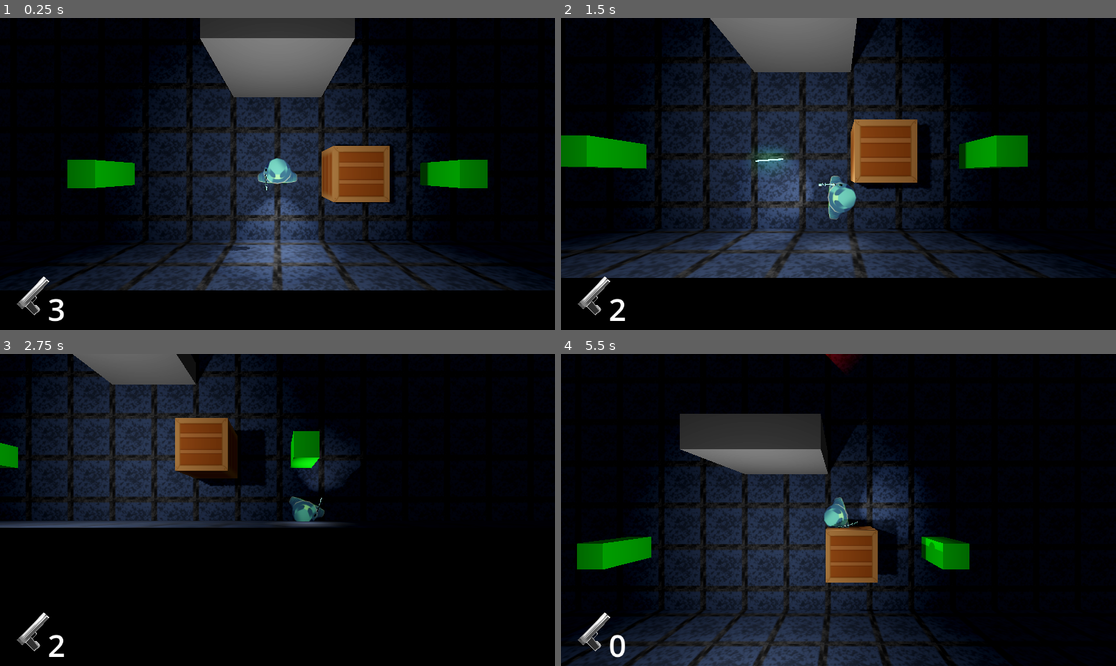
Above: before the commit, frames 1-4 (two rows, left to right).
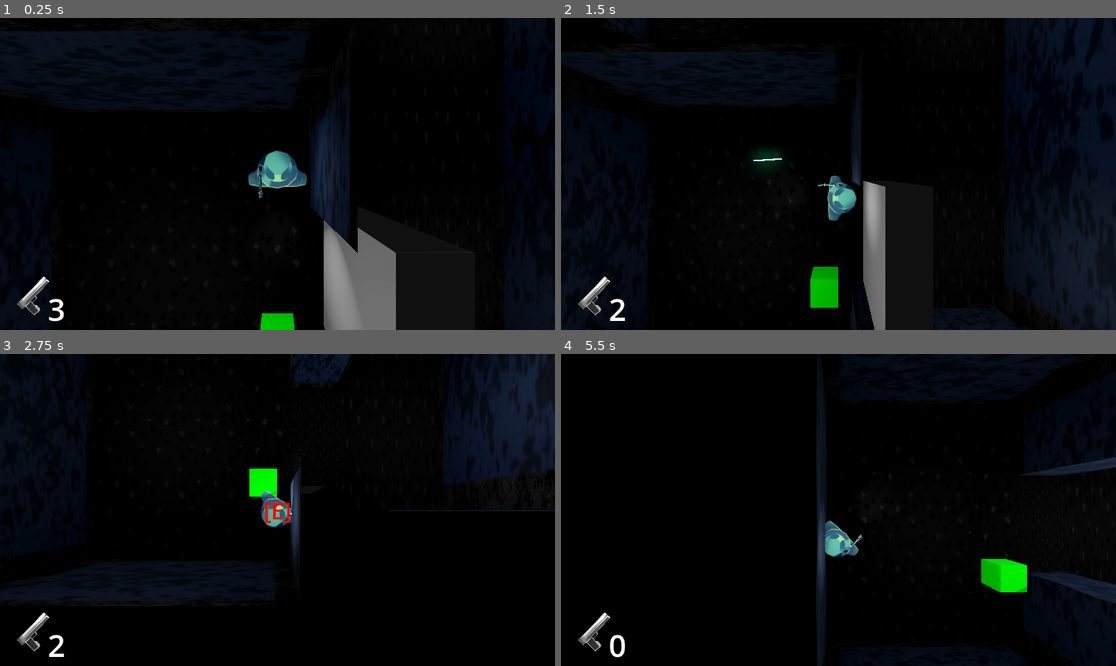
Above: after the commit, the same moments.

Repository: Evanator05/albertagamejam2023
Game: Godot game, scene res://Scenes/Game.tscn
Two runs of this game, one before a commit and one after it. Both use one fixed random seed, a clock stepped at 60 frames per second and the inputs below. Before the commit the project starts from res://Scenes/Level.tscn.
Inputs (mouse positions are in pixels of both pictures, inside the frame that each line leads up to):
- Up to frame 1 (0.25 s): no input
- Up to frame 2 (1.5 s): move the mouse to (960, 158) at 0.52 s; hold D (moveRight) 0.53-1.28 s; tap E (interact) at 0.6 s; move the mouse to (727, 189) at 1.27 s; hold S (moveDown) from 1.28 s (still down); click (727, 189) at 1.35 s
- Up to frame 3 (2.75 s): move the mouse to (333, 441) at 2.02 s; release S (moveDown) at 2.03 s; hold D (moveRight) from 2.03 s (still down); tap E (interact) at 2.1 s
- Up to frame 4 (5.5 s): move the mouse to (810, 572) at 2.77 s; release D (moveRight) at 2.78 s; hold W (moveUp) 2.78-3.53 s; click (810, 572) at 2.85 s; move the mouse to (1005, 556) at 3.52 s; hold A (moveLeft) 3.53-5.03 s; tap E (interact) at 3.6, 5.1 s; move the mouse to (672, 463) at 4.27 s; click (672, 463) at 4.35 s; move the mouse to (866, 510) at 5.02 s; hold S (moveDown) from 5.03 s (still down)

The runs differ from the first frame. In frame 1, 39% of the frame differs, in the area x 0-100%, y 0-100%; in frame 2, 47%; in frame 3, 28%; in frame 4, 34%.

Commit message:
more seamless stuff

Diff:
--- a/Scenes/Level 1.tscn
+++ b/Scenes/Level 1.tscn
@@ -173,7 +173,7 @@
 
 [node name="Elevator" parent="." instance=ExtResource("8_e2j43")]
 transform = Transform3D(1, 0, 0, 0, 1, 0, 0, 0, 1, 34, -2, -39)
-levelId = 1
+levelId = 2
 
 [node name="startPoint" type="Node3D" parent="."]
 transform = Transform3D(1, 0, 0, 0, 1, 0, 0, 0, 1, 0, -2, 4)
--- a/Scenes/Level 2.tscn
+++ b/Scenes/Level 2.tscn
@@ -1,13 +1,11 @@
-[gd_scene load_steps=11 format=3 uid="uid://b4wt6ch0fhyvh"]
-
-[ext_resource type="PackedScene" uid="uid://dpikd35h2mjce" path="res://Objects/Player.tscn" id="1_aeu2q"]
+[gd_scene load_steps=9 format=3 uid="uid://b4wt6ch0fhyvh"]
+
+[ext_resource type="Script" path="res://Scripts/Level.gd" id="1_6ja3p"]
 [ext_resource type="Material" uid="uid://dh40gfqmsavuk" path="res://Materials/map.material" id="1_n0tc3"]
 [ext_resource type="PackedScene" uid="uid://dj7iccj4gx0yh" path="res://Objects/Buttons/MultiButton.tscn" id="2_alxov"]
 [ext_resource type="PackedScene" uid="uid://c1rkum0jnbvdo" path="res://Objects/Door.tscn" id="2_c024h"]
 [ext_resource type="PackedScene" uid="uid://b5jhlu5cuucef" path="res://Objects/Button.tscn" id="3_8dvch"]
-[ext_resource type="PackedScene" uid="uid://ccoersjsjhk7s" path="res://Objects/Camera.tscn" id="5_r1457"]
 [ext_resource type="PackedScene" uid="uid://b2av77eexy866" path="res://Objects/Enemy.tscn" id="6_gh4we"]
-[ext_resource type="PackedScene" uid="uid://c20qyuf4oita8" path="res://Objects/Exit.tscn" id="7_fa46u"]
 [ext_resource type="PackedScene" uid="uid://bn5pu4gcmr0oj" path="res://Objects/Elevator.tscn" id="8_gy0r1"]
 
 [sub_resource type="NavigationMesh" id="NavigationMesh_ejvsc"]
@@ -15,7 +13,10 @@
 polygons = [PackedInt32Array(2, 1, 0), PackedInt32Array(7, 6, 3), PackedInt32Array(3, 6, 5), PackedInt32Array(3, 5, 4), …(3367 unchanged characters)…
 agent_radius = 1.0
 
-[node name="Level 2" type="Node3D"]
+[node name="Level 2" type="Node3D" node_paths=PackedStringArray("startPos", "endPos")]
+script = ExtResource("1_6ja3p")
+startPos = NodePath("startPos")
+endPos = NodePath("endPos")
 
 [node name="NavigationRegion3D" type="NavigationRegion3D" parent="."]
 navigation_mesh = SubResource("NavigationMesh_ejvsc")
@@ -29,6 +30,11 @@
 flip_faces = true
 size = Vector3(36, 4, 4)
 
+[node name="CSGBox3D27" type="CSGBox3D" parent="NavigationRegion3D/CSGCombiner3D"]
+transform = Transform3D(1, 0, 0, 0, 1, 0, 0, 0, 1, 8, -5, -26)
+flip_faces = true
+size = Vector3(2, 10, 2)
+
 [node name="CSGBox3D2" type="CSGBox3D" parent="NavigationRegion3D/CSGCombiner3D"]
 transform = Transform3D(-4.37114e-08, 0, 1, 0, 1, 0, -1, 0, -4.37114e-08, 8, 2, -3)
 flip_faces = true
@@ -150,9 +156,13 @@
 size = Vector3(10, 4, 4)
 
 [node name="CSGBox3D26" type="CSGBox3D" parent="NavigationRegion3D/CSGCombiner3D"]
-transform = Transform3D(1, 0, 0, 0, 1, 0, 0, 0, 1, -3, 9.15, -31.95)
-flip_faces = true
-size = Vector3(2, 20, 2)
+transform = Transform3D(1, 0, 0, 0, 1, 0, 0, 0, 1, -3, 4, -31.95)
+flip_faces = true
+size = Vector3(2, 12, 2)
+
+[node name="CSGBox3D28" type="CSGBox3D" parent="NavigationRegion3D/CSGCombiner3D"]
+transform = Transform3D(1, 0, 0, 0, 1, 0, 0, 0, 1, -3, 16, -31.95)
+size = Vector3(10, 12, 14)
 
 [node name="door" parent="." node_paths=PackedStringArray("listenFor") instance=ExtResource("2_c024h")]
 transform = Transform3D(0, 0, 1, 0, 1, 0, -1, 0, 0, -18, 0, 3)
@@ -172,14 +182,6 @@
 [node name="Button2" parent="MultiButton" instance=ExtResource("3_8dvch")]
 transform = Transform3D(1, 0, 0, 0, 1, 0, 0, 0, 1, -17.6958, 0, 1.95291)
 timerLength = 3.0
-
-[node name="Player" parent="." node_paths=PackedStringArray("camera") instance=ExtResource("1_aeu2q")]
-transform = Transform3D(1, 0, 0, 0, 1, 0, 0, 0, 1, 8, 1, -25.1524)
-camera = NodePath("../Camera3D")
-
-[node name="Camera3D" parent="." node_paths=PackedStringArray("track") instance=ExtResource("5_r1457")]
-transform = Transform3D(1, 0, 0, 0, -4.37114e-08, 1, 0, -1, -4.37114e-08, 8, 1, -26)
-track = NodePath("../Player")
 
 [node name="MultiButton2" parent="." instance=ExtResource("2_alxov")]
 
@@ -334,8 +336,12 @@
 [node name="Node3D4" type="Node3D" parent="Guard 3 patrol"]
 transform = Transform3D(1, 0, 0, 0, 1, 0, 0, 0, 1, -19, 0, -3)
 
-[node name="Exit" parent="." instance=ExtResource("7_fa46u")]
-transform = Transform3D(1, 0, 1.06581e-14, 0, 1, 0, -1.06581e-14, 0, 1, -3, -2.38419e-07, -30)
-
 [node name="Elevator" parent="." instance=ExtResource("8_gy0r1")]
 transform = Transform3D(1, 0, 0, 0, 1, 0, 0, 0, 1, -3, 0, -32)
+levelId = 3
+
+[node name="startPos" type="Node3D" parent="."]
+transform = Transform3D(1, 0, 0, 0, 1, 0, 0, 0, 1, 8, 0, -26)
+
+[node name="endPos" type="Node3D" parent="."]
+transform = Transform3D(1, 0, 0, 0, 1, 0, 0, 0, 1, -3, 10, -32)
--- a/Scenes/Level 4.tscn
+++ b/Scenes/Level 4.tscn
@@ -1,29 +1,48 @@
-[gd_scene load_steps=8 format=3 uid="uid://bi66hobgyprrm"]
+[gd_scene load_steps=9 format=3 uid="uid://bi66hobgyprrm"]
 
 [ext_resource type="PackedScene" uid="uid://c1rkum0jnbvdo" path="res://Objects/Door.tscn" id="1_0ef3s"]
+[ext_resource type="Script" path="res://Scripts/Level.gd" id="1_3yhdi"]
+[ext_resource type="Material" uid="uid://dh40gfqmsavuk" path="res://Materials/map.material" id="1_7t33v"]
 [ext_resource type="PackedScene" uid="uid://dj7iccj4gx0yh" path="res://Objects/Buttons/MultiButton.tscn" id="2_5unpc"]
 [ext_resource type="PackedScene" uid="uid://b5jhlu5cuucef" path="res://Objects/Button.tscn" id="3_b5cxu"]
-[ext_resource type="PackedScene" uid="uid://dpikd35h2mjce" path="res://Objects/Player.tscn" id="4_3o4sd"]
-[ext_resource type="PackedScene" uid="uid://ccoersjsjhk7s" path="res://Objects/Camera.tscn" id="5_86vxp"]
 [ext_resource type="PackedScene" uid="uid://b2av77eexy866" path="res://Objects/Enemy.tscn" id="6_fsayn"]
+[ext_resource type="PackedScene" uid="uid://bn5pu4gcmr0oj" path="res://Objects/Elevator.tscn" id="7_n0p41"]
 
 [sub_resource type="NavigationMesh" id="NavigationMesh_jp448"]
 vertices = PackedVector3Array(-12.9568, -1.5, -31, -11.2068, -1.5, -31, -11.2068, -1.5, -32.25, -12.9568, -1.5, -32.25, …(5672 unchanged characters)…
 polygons = [PackedInt32Array(3, 2, 0), PackedInt32Array(0, 2, 1), PackedInt32Array(7, 6, 4), PackedInt32Array(4, 6, 5), …(4156 unchanged characters)…
 agent_radius = 1.0
 
-[node name="Level 3" type="Node3D"]
+[node name="Level 3" type="Node3D" node_paths=PackedStringArray("startPos", "endPos")]
+script = ExtResource("1_3yhdi")
+startPos = NodePath("startPoint")
+endPos = NodePath("endPoint")
 
 [node name="NavigationRegion3D" type="NavigationRegion3D" parent="."]
 navigation_mesh = SubResource("NavigationMesh_jp448")
 
 [node name="CSGCombiner3D" type="CSGCombiner3D" parent="NavigationRegion3D"]
+material_overlay = ExtResource("1_7t33v")
 use_collision = true
 
 [node name="CSGBox3D" type="CSGBox3D" parent="NavigationRegion3D/CSGCombiner3D"]
 transform = Transform3D(1, 0, 0, 0, 1, 0, 0, 0, 1, 0, 0, 4)
 flip_faces = true
 size = Vector3(30, 4, 6)
+
+[node name="CSGBox3D23" type="CSGBox3D" parent="NavigationRegion3D/CSGCombiner3D"]
+transform = Transform3D(1, 0, 0, 0, 1, 0, 0, 0, 1, 12, -7, 4)
+flip_faces = true
+size = Vector3(2, 10, 2)
+
+[node name="CSGBox3D24" type="CSGBox3D" parent="NavigationRegion3D/CSGCombiner3D"]
+transform = Transform3D(1, 0, 0, 0, 1, 0, 0, 0, 1, -12, 2, -40)
+flip_faces = true
+size = Vector3(2, 12, 2)
+
+[node name="CSGBox3D25" type="CSGBox3D" parent="NavigationRegion3D/CSGCombiner3D"]
+transform = Transform3D(1, 0, 0, 0, 1, 0, 0, 0, 1, -12, 14, -40)
+size = Vector3(18, 12, 16)
 
 [node name="CSGBox3D5" type="CSGBox3D" parent="NavigationRegion3D/CSGCombiner3D"]
 transform = Transform3D(1, 0, 0, 0, 1, 0, 0, 0, 1, -9, 0, -4)
@@ -186,14 +205,6 @@
 transform = Transform3D(0.745, 0, 0, 0, -1.19551e-07, -1, 0, 2.735, -4.37114e-08, 0.918586, -0.5, 7.85302)
 timerLength = 3.0
 
-[node name="Player" parent="." node_paths=PackedStringArray("camera") instance=ExtResource("4_3o4sd")]
-transform = Transform3D(1, 0, 0, 0, 1, 0, 0, 0, 1, 12, 0, 4)
-camera = NodePath("../Camera3D")
-
-[node name="Camera3D" parent="." node_paths=PackedStringArray("track") instance=ExtResource("5_86vxp")]
-transform = Transform3D(1, 0, 0, 0, -4.37114e-08, 1, 0, -1, -4.37114e-08, 11.9555, 0, 3.87093)
-track = NodePath("../Player")
-
 [node name="door2" parent="." node_paths=PackedStringArray("listenFor") instance=ExtResource("1_0ef3s")]
 transform = Transform3D(1, 0, 0, 0, 1, 0, 0, 0, 1, -12, -2, 0)
 listenFor = NodePath("../MultiButton2")
@@ -212,7 +223,7 @@
 [node name="MultiButton3" parent="." instance=ExtResource("2_5unpc")]
 
 [node name="Button" parent="MultiButton3" instance=ExtResource("3_b5cxu")]
-transform = Transform3D(2.07619e-08, 1.315, -2.41593e-08, 0.275, -9.92797e-08, 0, 3.13496e-15, 1.98559e-07, 0.16, -8.095, 0.145, -13.5)
+transform = Transform3D(-3.7749e-08, -1.5, 7.54979e-08, -0.5, 1.13247e-07, 1.45803e-20, -5.69995e-15, -2.26494e-07, -0.5, -8.095, 0.145, -13.5)
 timerLength = 3.0
 
 [node name="door4" parent="." node_paths=PackedStringArray("listenFor") instance=ExtResource("1_0ef3s")]
@@ -295,3 +306,13 @@
 
 [node name="Node3D5" type="Node3D" parent="Guard 3 path"]
 transform = Transform3D(1, 0, 0, 0, 1, 0, 0, 0, 1, 17, 0, 1)
+
+[node name="startPoint" type="Node3D" parent="."]
+transform = Transform3D(1, 0, 0, 0, 1, 0, 0, 0, 1, 12, -2, 4)
+
+[node name="endPoint" type="Node3D" parent="."]
+transform = Transform3D(1, 0, 0, 0, 1, 0, 0, 0, 1, -12, 8, -40)
+
+[node name="Elevator" parent="." instance=ExtResource("7_n0p41")]
+transform = Transform3D(1, 0, 0, 0, 1, 0, 0, 0, 1, -12, -2, -40)
+levelId = 1
--- a/Scenes/Level.tscn
+++ /dev/null
@@ -1,137 +0,0 @@
-[gd_scene load_steps=16 format=3 uid="uid://cu6yi1pxoioyp"]
-
-[ext_resource type="PackedScene" uid="uid://b2av77eexy866" path="res://Objects/Enemy.tscn" id="1_hkow6"]
-[ext_resource type="PackedScene" uid="uid://dpikd35h2mjce" path="res://Objects/Player.tscn" id="1_tdowx"]
-[ext_resource type="Environment" uid="uid://ptqj7rawi0cv" path="res://Environment.tres" id="1_usrg6"]
-[ext_resource type="Material" uid="uid://blsyleb4hu5g2" path="res://Materials/concrete.material" id="2_m8iry"]
-[ext_resource type="PackedScene" uid="uid://b5jhlu5cuucef" path="res://Objects/Button.tscn" id="4_gk0ah"]
-[ext_resource type="PackedScene" uid="uid://ccoersjsjhk7s" path="res://Objects/Camera.tscn" id="5_f3vmu"]
-[ext_resource type="PackedScene" uid="uid://c1rkum0jnbvdo" path="res://Objects/Door.tscn" id="5_hsegn"]
-[ext_resource type="PackedScene" uid="uid://dj7iccj4gx0yh" path="res://Objects/Buttons/MultiButton.tscn" id="5_nq42l"]
-[ext_resource type="PackedScene" uid="uid://cnq0cu8t4e7ww" path="res://Objects/Box.tscn" id="8_48acx"]
-[ext_resource type="Script" path="res://Scenes/UI.gd" id="10_unbmj"]
-[ext_resource type="Script" path="res://Scenes/InvContainer.gd" id="11_8cea3"]
-[ext_resource type="PackedScene" uid="uid://cg5is6bo5csdd" path="res://Inventory/Slot.tscn" id="11_r2b1a"]
-[ext_resource type="PackedScene" uid="uid://bn5pu4gcmr0oj" path="res://Objects/Elevator.tscn" id="12_u71sj"]
-
-[sub_resource type="NavigationMesh" id="NavigationMesh_83wvj"]
-vertices = PackedVector3Array(-24.75, -2, -35.75, -32.75, -2, -35.75, -32.75, -2, -26.5, 33, -2, -26.5, 33, -2, -35.75, 24.75, -2, -35.75, -32.75, -2, -7.75, -32.75, -2, 1.75, -24.75, -2, 1.75, 24.75, -2, 1.75, 33, -2, 1.75, 33, -2, -7.75, -16.5, -2, -35.75, -24.75, -2, -35.75, -32.75, -2, -26.5, -32.75, -2, -7.75, -24.75, -2, 1.75, -16.5, -2, 1.75, 33, -2, -26.5, 24.75, -2, -35.75, 16.5, -2, -35.75, 16.5, -2, 1.75, 24.75, -2, 1.75, 33, -2, -7.75, -32.75, -2, -17, -32.75, -2, -7.75, -16.5, -2, 1.75, -8.25, -2, 1.75, -16.5, -2, -35.75, -32.75, -2, -26.5, -32.75, -2, -17, -8.25, -2, -35.75, 16.5, -2, 1.75, 33, -2, -7.75, 33, -2, -17, 8.25, -2, 1.75, 33, -2, -17, 33, -2, -26.5, 16.5, -2, -35.75, 8.25, -2, -35.75, 8.25, -2, 1.75, 33, -2, -17, 8.25, -2, -35.75, 0, -2, -35.75, 0, -2, 1.75, -8.25, -2, -35.75, -32.75, -2, -17, -8.25, -2, 1.75, 0, -2, 1.75, 0, -2, -35.75)
-polygons = [PackedInt32Array(2, 1, 0), PackedInt32Array(5, 4, 3), PackedInt32Array(8, 7, 6), PackedInt32Array(11, 10, 9), PackedInt32Array(14, 13, 12), PackedInt32Array(17, 16, 15), PackedInt32Array(20, 19, 18), PackedInt32Array(23, 22, 21), PackedInt32Array(25, 24, 26), PackedInt32Array(26, 24, 27), PackedInt32Array(29, 28, 30), PackedInt32Array(30, 28, 31), PackedInt32Array(33, 32, 34), PackedInt32Array(34, 32, 35), PackedInt32Array(37, 36, 38), PackedInt32Array(38, 36, 39), PackedInt32Array(40, 44, 41), PackedInt32Array(41, 44, 42), PackedInt32Array(42, 44, 43), PackedInt32Array(45, 49, 46), PackedInt32Array(46, 49, 47), PackedInt32Array(47, 49, 48)]
-agent_radius = 1.0
-
-[sub_resource type="BoxShape3D" id="BoxShape3D_s14ge"]
-size = Vector3(180, 1, 108)
-
-[node name="Level" type="Node3D"]
-
-[node name="WorldEnvironment" type="WorldEnvironment" parent="."]
-environment = ExtResource("1_usrg6")
-
-[node name="NavigationRegion3D" type="NavigationRegion3D" parent="."]
-navigation_mesh = SubResource("NavigationMesh_83wvj")
-
-[node name="CSGCombiner3D" type="CSGCombiner3D" parent="NavigationRegion3D"]
-use_collision = true
-
-[node name="CSGBox3D" type="CSGBox3D" parent="NavigationRegion3D/CSGCombiner3D"]
-transform = Transform3D(1, 0, 0, 0, 1, 0, 0, 0, 1, 0, -0.5, -17)
-flip_faces = true
-size = Vector3(68, 4, 40)
-material = ExtResource("2_m8iry")
-
-[node name="CSGBox3D2" type="CSGBox3D" parent="NavigationRegion3D/CSGCombiner3D"]
-transform = Transform3D(1, 0, 0, 0, 1, 0, 0, 0, 1, 35, 6.95, -1.1)
-flip_faces = true
-size = Vector3(2, 20, 2)
-
-[node name="OmniLight3D" type="OmniLight3D" parent="."]
-transform = Transform3D(1, 0, 0, 0, 1, 0, 0, 0, 1, 0, 2, 0)
-shadow_enabled = true
-omni_range = 10.0
-
-[node name="OmniLight3D2" type="OmniLight3D" parent="."]
-transform = Transform3D(1, 0, 0, 0, 1, 0, 0, 0, 1, -10, 2, -26)
-shadow_enabled = true
-omni_range = 17.0
-
-[node name="OmniLight3D3" type="OmniLight3D" parent="."]
-transform = Transform3D(1, 0, 0, 0, 1, 0, 0, 0, 1, 9, 2, -26)
-shadow_enabled = true
-omni_range = 17.0
-
-[node name="Player" parent="." node_paths=PackedStringArray("camera") instance=ExtResource("1_tdowx")]
-transform = Transform3D(1, 0, 0, 0, 1, 0, 0, 0, 1, 0, -1.5, 0)
-camera = NodePath("../Camera3D")
-
-[node name="Path" type="Node3D" parent="."]
-
-[node name="Node3D" type="Node3D" parent="Path"]
-transform = Transform3D(1, 0, 0, 0, 1, 0, 0, 0, 1, -33, -2.5, -15)
-
-[node name="Node3D2" type="Node3D" parent="Path"]
-transform = Transform3D(1, 0, 0, 0, 1, 0, 0, 0, 1, 32, -2.5, -15)
-
-[node name="Enemy" parent="." node_paths=PackedStringArray("target", "patrolPath") instance=ExtResource("1_hkow6")]
-transform = Transform3D(1, 0, 0, 0, 1, 0, 0, 0, 1, -28, -2.5, -15)
-target = NodePath("../Path/Node3D")
-patrolPath = [NodePath("../Path/Node3D"), NodePath("../Path/Node3D2")]
-
-[node name="Camera3D" parent="." node_paths=PackedStringArray("track") instance=ExtResource("5_f3vmu")]
-track = NodePath("../Player")
-
-[node name="door" parent="." node_paths=PackedStringArray("listenFor") instance=ExtResource("5_hsegn")]
-listenFor = NodePath("../MultiButton")
-
-[node name="MultiButton" parent="." instance=ExtResource("5_nq42l")]
-
-[node name="Button" parent="MultiButton" instance=ExtResource("4_gk0ah")]
-timerLength = 5.0
-
-[node name="Button2" parent="MultiButton" instance=ExtResource("4_gk0ah")]
-transform = Transform3D(1, 0, 0, 0, 1, 0, 0, 0, 1, -7, -1.5, 0)
-timerLength = 5.0
-
-[node name="OrderedButton" type="Node3D" parent="."]
-
-[node name="StaticBody3D" type="StaticBody3D" parent="."]
-transform = Transform3D(1, 0, 0, 0, 1, 0, 0, 0, 1, 0, 0, -6)
-
-[node name="CollisionShape3D" type="CollisionShape3D" parent="StaticBody3D"]
-transform = Transform3D(1, 0, 0, 0, 1, 0, 0, 0, 1, 0, -5, 0)
-shape = SubResource("BoxShape3D_s14ge")
-
-[node name="Box" parent="." instance=ExtResource("8_48acx")]
-
-[node name="UI" type="CanvasLayer" parent="."]
-script = ExtResource("10_unbmj")
-
-[node name="Inventory" type="Control" parent="UI"]
-layout_mode = 3
-anchors_preset = 0
-offset_right = 40.0
-offset_bottom = 40.0
-
-[node name="InvContainer" type="GridContainer" parent="UI/Inventory"]
-layout_mode = 1
-offset_left = 8.0
-offset_top = 424.0
-offset_right = 72.0
-offset_bottom = 636.0
-theme_override_constants/v_separation = 10
-script = ExtResource("11_8cea3")
-
-[node name="Stun" parent="UI/Inventory/InvContainer" instance=ExtResource("11_r2b1a")]
-visible = false
-layout_mode = 2
-size_flags_horizontal = 0
-
-[node name="Hack" parent="UI/Inventory/InvContainer" instance=ExtResource("11_r2b1a")]
-visible = false
-layout_mode = 2
-
-[node name="Cloak" parent="UI/Inventory/InvContainer" instance=ExtResource("11_r2b1a")]
-visible = false
-layout_mode = 2
-
-[node name="Elevator" parent="." instance=ExtResource("12_u71sj")]
-transform = Transform3D(1, 0, 0, 0, 1, 0, 0, 0, 1, 35, -2.4, -1.1)
--- a/Scripts/Enemy.gd
+++ b/Scripts/Enemy.gd
@@ -77,8 +77,9 @@
 				chaseTarget = body
 
 func _on_die_area_body_entered(body):
-	if (body.get_name() == "Player" and state == ALERT):
-		get_tree().reload_current_scene()
+	if (body is Player and state == ALERT):
+		state = PATROL
+		body.die()
 
 func hit():
 	emit_signal("body_part_hit", damage)
--- a/Scripts/Levels.gd
+++ /dev/null
@@ -1,14 +0,0 @@
-extends Node
-
-var currentLevel = 0;
-var levels = [
-	preload("res://Scenes/Level.tscn"),
-	preload("res://Scenes/Level 1.tscn"),
-	preload("res://Scenes/Level 2.tscn"),
-	preload("res://Scenes/Level 4.tscn")
-];
-
-func nextLevel():
-	print(currentLevel, levels[currentLevel])
-	currentLevel+=1;
-	get_tree().change_scene_to_packed(levels[currentLevel])
--- a/Scripts/MapSections.gd
+++ b/Scripts/MapSections.gd
@@ -9,6 +9,7 @@
 ]
 
 var currentMap
+var respawnPoint:Vector3
 var firstMap = true
 
 func _ready():
@@ -23,7 +24,7 @@
 	if not firstMap:
 		diff = currentMap.endPos.global_transform.origin - mapInst.startPos.global_transform.origin
 	mapInst.global_transform.origin = diff
-
+	respawnPoint = mapInst.startPos.global_transform.origin + Vector3(0, 1, 0)
 	currentMap = mapInst
 	firstMap = false
 
--- a/Scripts/Player.gd
+++ b/Scripts/Player.gd
@@ -39,7 +39,7 @@
 	pass
 
 func die():
-	state = dead
+	global_transform.origin = Globals.mapSections.respawnPoint
 
 func getAngle(dir):
 	var pos = global_transform.origin
--- a/project.godot
+++ b/project.godot
@@ -11,13 +11,12 @@
 [application]
 
 config/name="AlbertaGameJam2023"
-run/main_scene="res://Scenes/Level.tscn"
+run/main_scene="res://Scenes/Game.tscn"
 config/features=PackedStringArray("4.1", "Forward Plus")
 config/icon="res://icon.svg"
 
 [autoload]
 
-Levels="*res://Scripts/Levels.gd"
 Inventory="*res://Inventory/Inventory.gd"
 Globals="*res://Scripts/Globals.gd"
 
